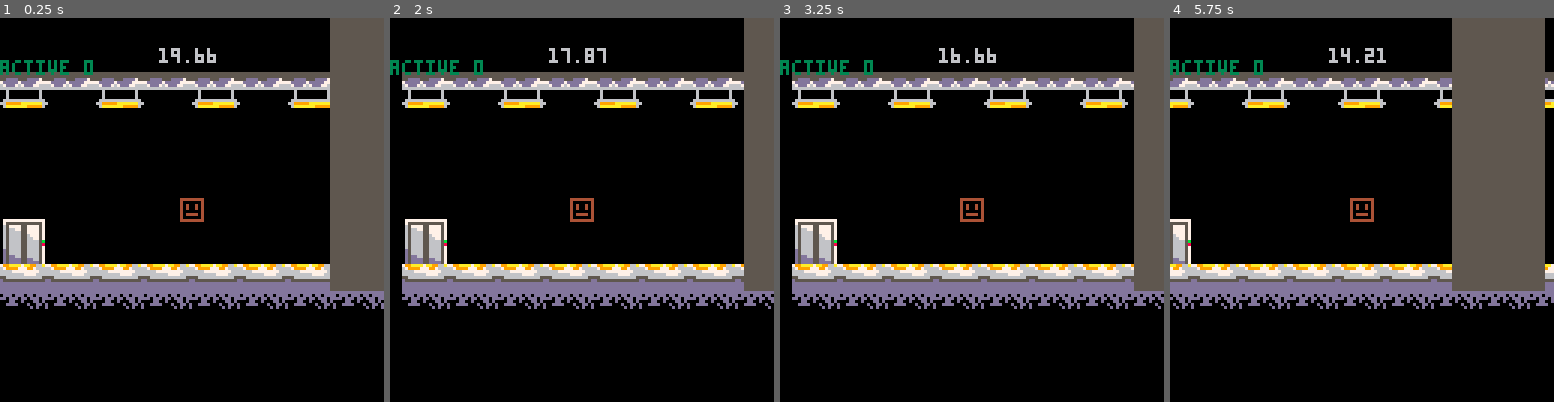
Above: before the commit, frames 1-4 (left to right).
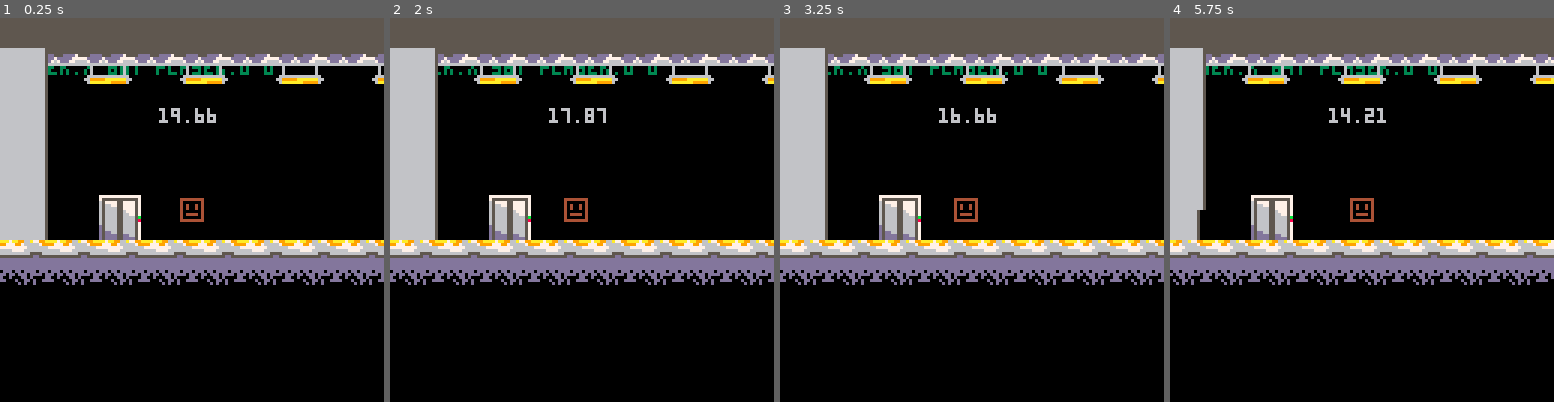
Above: after the commit, the same moments.

Repository: NeoTheSilent/20SGJ-2025-Save-The-World
Game: PICO-8 cartridge savetheworld.p8
Same seed, same stepped clock (60 frames per second), same inputs: the game is played once before the commit and once after it.
Inputs:
- Up to frame 1 (0.25 s): no input
- Up to frame 2 (2 s): tap O (Z key) at 0.33, 0.7, 1.43 s; tap X (X key) at 1.07 s; hold Left from 1.97 s (still down)
- Up to frame 3 (3.25 s): tap X (X key) every 0.33 s from 2.07 to 3.07 s; tap O (Z key) at 2.22, 3.1 s; release Left at 2.37 s; hold Down 2.42-2.82 s; hold Right from 2.87 s (still down)
- Up to frame 4 (5.75 s): tap X (X key) every 0.33 s from 3.4 to 5.73 s; release Right at 3.53 s; hold Up 3.58-4.08 s; tap O (Z key) at 3.98, 4.87 s; hold Right 4.13-4.53 s; hold Down 4.58-5.08 s; hold Left from 5.13 s (still down)

The runs differ from the first frame. In frame 1, 44% of the frame differs, in the area x 0-100%, y 0-76%; in frame 2, 43%; in frame 3, 43%; in frame 4, 46%.

Commit message:
Version 0.3
Version 0.3 - Game is in a near complete state.

- Map and movement have been reworked simplify adding design. Instead of a longer field, we now simply add a longer "strip" of tiles that will move with the player to give the illusion of movement while they're in the middle of the game, which is now only three screens wide. Movement has been adjusted that while within the "middle", we have an increasing counter called "D" (Delay) that allows us to give the QTEs exactly when we want. It also serves as the barrier to move on from the screen, as the player may only move to the "end" once they hit enough delay. Similarly, to go back to the start of the game, the player must decrease that delay. Both are critical for the illusion that they're running down a hallway.

- Ending has been implemented, for the "true" ending at least. Once the player reaches the end, movement will be paused and the device will "explode". After a few moments, the screen will cut to a scene of a planet in space next to the sun with randomly placed stars in the background, and a small part of the planet will blow up, while giving the game-over text. We use the explosion variable (used to increase the size of the explosion visual) as a delay for the text and a small part of the explosion on the planet.

We'll need to clean up the smaller visual bugs and look of the game still, and a "punishment" for failing the QTE should be implemented. We *could* simply have it auto fail, but it would be odd for the explosion to happen early. Conversely, forcing the player to wait the 20 seconds is tough. We could simply allow room for *a* mistake, and simply do a "trip" animation. We also need to adjust the QTE's such that they don't appear if one is still on screen, and instead delay.

Diff:
--- a/savetheworld.p8
+++ b/savetheworld.p8
@@ -5,14 +5,17 @@
 	timer=0
 	frame=30
 	clr=6
+	limit=1600
+	explosion=0
 
 	qtetimer=0
 	active=0
 
 	player={}
 		player.x=60
-		player.y=90
-		player.m=4
+		player.y=98
+		player.d=0
+		player.m=2
 
 	answer={
 	 {4,5},
@@ -20,6 +23,11 @@
 	 {4,5,3,5},
 	 {3,4,2,4,5}
 	}
+	rndxy={}
+	for i=1,20 do
+	 rndxy[i]={rnd(100),rnd(100),rnd(8)}
+	end
+
 	answerkey={"","⬆️","⬇️","🅾️","❎"}
 end
 
@@ -29,11 +37,15 @@
  if timer!=20 and frame!=0 then
 	 frame-=1
  end
- if frame==0 and timer!=19 then
-  frame=30
-  timer+=1
- end
---[[qte timer update]]--
+ if frame==0 then
+  if timer!=19 then
+   frame=30
+   timer+=1
+	 elseif timer==19 and explosion!=240 then
+	  explosion+=1
+  end
+ end
+ --[[qte timer update]]--
  if true then
   qtetimer+=1
  end
@@ -47,44 +59,62 @@
 	  clr=8
 	 end
 	end
-
- move()
- camera(player.x-60,player.y-60)
-
+	move()
 end
 
 function _draw()
  cls()
  map(0,0)
  debug()
- qte(400,answer[1])
- qte(800,answer[2])
- qte(1200,answer[3])
- qte(1600,answer[4])
- for i=1,25 do
-	 rectfill(170-player.x+(200*(i-1)),2,200-player.x+(200*(i-1)),120,5)
-	end
- print(19-timer.."."..frame*3,player.x-7,player.y-50,clr)
- spr(001,player.x,player.y)
+ qte(300,answer[1])
+ qte(600,answer[2])
+ qte(900,answer[3])
+ qte(1200,answer[4])
+	ui()
+ for i=1,7 do
+	 rectfill(270-player.d+(200*(i-1)),54,300-player.d+(200*(i-1)),111,5)
+	end
+	for i=1,200 do
+	 sspr(32,0,16,16,(-100+i*16-(player.d/2)),player.y+14)
+	 sspr(64,0,32,16,(-100+i*32-(player.d/2)),player.y-50)
+	end
+	sspr(104,0,16,16,0,2,16,100)
+	rectfill(0,0,1000,47,5)
+	spr(001,player.x,player.y)
+--end world
+	circfill(216,104,explosion*1.5,6)
+	circfill(216,104,explosion,7)
 end
 
 -->8
 --movement
 
 function move()
- if btn(1) then
-  player.x+=player.m
- elseif btn(0) then
-  player.x-=player.m
- end
+ if player.x!=172 then
+	 if btn(1) then
+	  if player.x==120
+	  and player.d<limit then
+	   player.d+=4
+	  elseif active==0 then
+		  player.x+=player.m
+		 end
+	 elseif btn(0) then
+	  if player.d<limit
+	  and player.d>0  then
+	   player.d-=4
+	  elseif player.x>16 then
+	   player.x-=player.m
+	  end
+	 end
+	end
 end
 -->8
 --qte
 
 function qte(place,rep)
- if place==player.x then
+ if place==player.d then
   qtetimer=0
- elseif place<player.x and rep[#rep]!=0 then
+ elseif place<player.d and rep[#rep]!=0 then
   for i=1,#rep do
    if active<i then
 	   sspr(0+((flr(qtetimer/6)*8)*(tonum(active+1==i))),
@@ -115,8 +145,75 @@
 function debug()
  --print("normal timer: "..timer,player.x-60,player.y-60,3)
  --print("q.t.e. timer: "..qtetimer,player.x-60,player.y-52,3)
- print("active "..active,player.x-60,player.y-46,3)
-end
+ print("player.x "..player.x.."| player.d "..player.d,player.x-60,player.y-46,3)
+end
+-->8
+-- ui
+
+function ui()
+ msg1="this could've been avoided..."
+ msg2="if you tied your shoes."
+ msg3="press ❎ to restart"
+--gameover
+ if explosion>59 then
+  camera(440,440)
+  for i=1,20 do
+   sspr(0,8,16,16,440+rndxy[i][1],440+rndxy[i][2],4,4)
+  end
+--earth
+  circfill(500,500,25,1)
+  circfill(500,500,24,12)
+  sspr(0,32,8,8,480,490,15,18)
+  sspr(8,32,8,8,490,480,20,25)
+  sspr(0,40,8,8,475,510,37,8)
+  sspr(8,40,8,8,516,487,5,20)
+  circfill(490,495,abs(flr(explosion/45)),8)
+--sun
+  circfill(450,490,8,9)
+  circfill(450,490,7,10)
+
+  ending(msg1,502-(#msg1*2),450,150)
+  ending(msg2,502-(#msg2*2),460,200)
+  ending(msg3,502-(#msg3*2),540,239)
+
+--normal gameplay
+	elseif player.x>60 then
+  camera(player.x-60,player.y-60)
+  print(19-timer.."."..frame*3,player.x-7,player.y-30,clr)
+	elseif player.x==172 then
+	 camera(172,player.y-60)
+	 print(19-timer.."."..frame*3,165,player.y-30,clr)
+	else
+	 camera(0,player.y-60)
+	 print(19-timer.."."..frame*3,53,player.y-30,clr)
+	end
+end
+
+function ending(text,x,y,delay)
+ if explosion>delay then
+ 	print(text,x-1,y,0)
+ 	print(text,x+1,y)
+ 	print(text,x,y-1)
+ 	print(text,x,y+1)
+ 	print(text,x,y,8)
+	end
+end
+…(16 lines of a section not shown)…
 
 
 
@@ -157,13 +254,11 @@
 0000000000000000000000000000000000000000000000000000000000000000000000000000000000000000000000000000000000000000000000000000000000000000000000000000000000000000000000000000000000000000000000000000000000000000000000000000000000000000000000000000000000000000
 0000000000000000000000000000000000000000000000000000000000000000000000000000000000000000000000000000000000000000000000000000000000000000000000000000000000000000000000000000000000000000000000000000000000000000000000000000000000000000000000000000000000000000
 0000000000000000000000000000000000000000000000000000000000000000000000000000000000000000000000000000000000000000000000000000000000000000000000000000000000000000000000000000000000000000000000000000000000000000000000000000000000000000000000000000000000000000
-08090a0b08090a0b08090a0b08090a0b08090a0b08090a0b08090a0b08090a0b08090a0b08090a0b08090a0b08090a0b08090a0b08090a0b08090a0b0000000000000000000000000000000000000000000000000000000000000000000000000000000000000000000000000000000000000000000000000000000000000000
-18191a1b18191a1b18191a1b18191a1b18191a1b18191a1b18191a1b18191a1b18191a1b18191a1b18191a1b18191a1b18191a1b18191a1b18191a1b0000000000000000000000000000000000000000000000000000000000000000000000000000000000000000000000000000000000000000000000000000000000000000
-0000000000000000000000000000000000000000000000000000000000000000000000000000000000000000000000000000000000000000000000000000000000000000000000000000000000000000000000000000000000000000000000000000000000000000000000000000000000000000000000000000000000000000
-0000000000000000000000000000000000000000000000000000000000000000000000000000000000000000000000000000000000000000000000000000000000000000000000000000000000000000000000000000000000000000000000000000000000000000000000000000000000000000000000000000000000000000
-0000000000000000000000000000000000000000000000000000000000000000000000000000000000000000000000000000000000000000000000000000000000000000000000000000000000000000000000000000000000000000000000000000000000000000000000000000000000000000000000000000000000000000
-0000000000000000000000000000000000000000000000000000000000000000000000000000000000000000000000000000000000000000000000000000000000000000000000000000000000000000000000000000000000000000000000000000000000000000000000000000000000000000000000000000000000000000
-0607000000000000000000000000000000000000000000000000000000000000000000000000000000000000000000000000000000000000000000000000000000000000000000000000000000000000000000000000000000000000000000000000000000000000000000000000000000000000000000000000000000000000
-1617000000000000000000000000000000000000000000000000000000000000000000000000000000000000000000000000000000000000000000000000000000000000000000000000000000000000000000000000000000000000000000000000000000000000000000000000000000000000000000000000000000000000
-0405040504050405040504050405040504050405040500000000000000000000000000000000000000000000000000000000000000000000000000000000000000000000000000000000000000000000000000000000000000000000000000000000000000000000000000000000000000000000000000000000000000000000
-1415141514151415141514151415141514151415141500000000000000000000000000000000000000000000000000000000000000000000000000000000000000000000000000000000000000000000000000000000000000000000000000000000000000000000000000000000000000000000000000000000000000000000
+0d0e00000000000000000000000000000000000000000000000000000c0d0000000000000000000000000000000000000000000000000000000000000000000000000000000000000000000000000000000000000000000000000000000000000000000000000000000000000000000000000000000000000000000000000000
+1d1e00000000000000000000000000000000000000000000000000000c0d0000000000000000000000000000000000000000000000000000000000000000000000000000000000000000000000000000000000000000000000000000000000000000000000000000000000000000000000000000000000000000000000000000
+0d0e00000000000000000000000000000000000000000000000000000c0d0000000000000000000000000000000000000000000000000000000000000000000000000000000000000000000000000000000000000000000000000000000000000000000000000000000000000000000000000000000000000000000000000000
+1d1e00000000000000000000000000000000000000000000000000001c1d0000000000000000000000000000000000000000000000000000000000000000000000000000000000000000000000000000000000000000000000000000000000000000000000000000000000000000000000000000000000000000000000000000
+0d0e00000000000000000000000000000000000000000000000000000c0d0000000000000000000000000000000000000000000000000000000000000000000000000000000000000000000000000000000000000000000000000000000000000000000000000000000000000000000000000000000000000000000000000000
+1d1e00000000000000000000000000000000000000000000000000001c1d0000000000000000000000000000000000000000000000000000000000000000000000000000000000000000000000000000000000000000000000000000000000000000000000000000000000000000000000000000000000000000000000000000
+0d0e00000607000000000000000000000000000000000000000002030c0d0000000000000000000000000000000000000000000000000000000000000000000000000000000000000000000000000000000000000000000000000000000000000000000000000000000000000000000000000000000000000000000000000000
+1d1e00001617000000000000000000000000000000000000000012131c1d0000000000000000000000000000000000000000000000000000000000000000000000000000000000000000000000000000000000000000000000000000000000000000000000000000000000000000000000000000000000000000000000000000
Not shown, changed: 39 lines of the sprite sheet (__gfx__) section of savetheworld.p8
